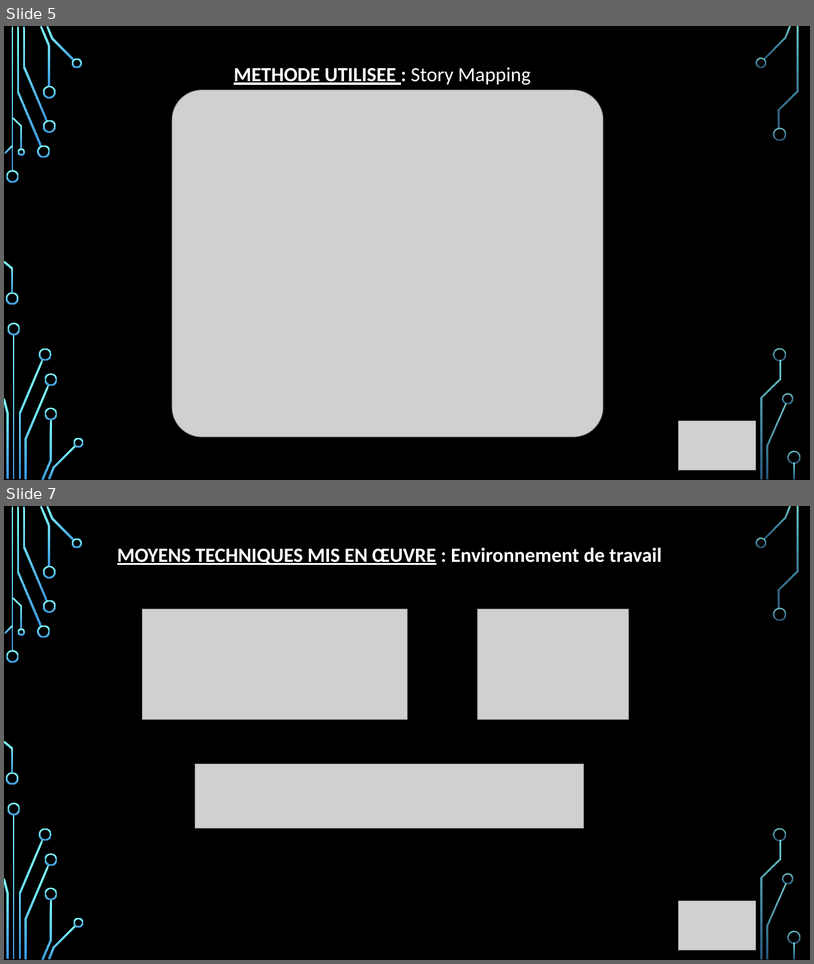
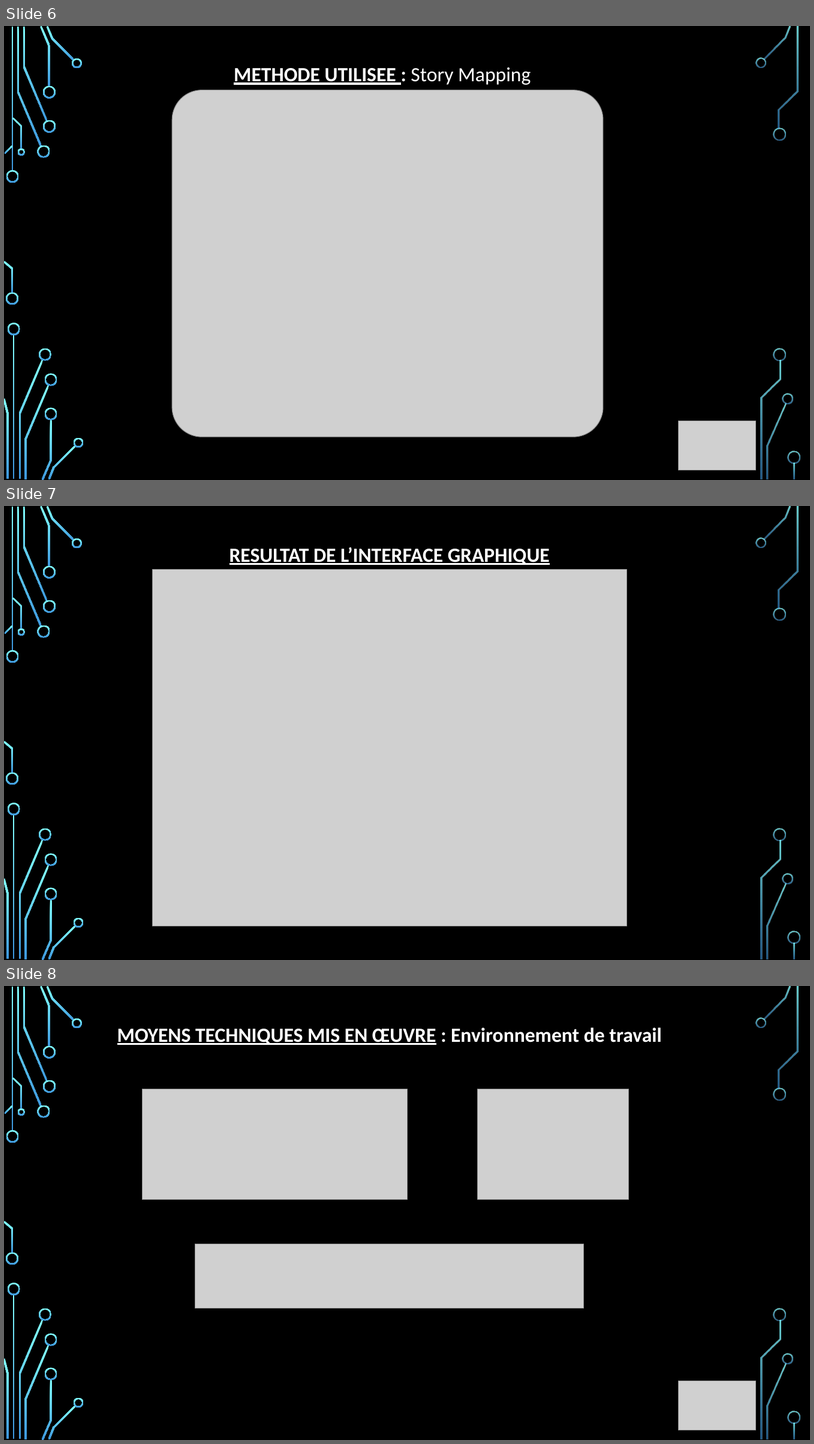
Before and after one commit to tsogh/projet_meteo, a slide deck: doc/Présentation projet météo.pptx. Shown one above the other, each under a label of ours: slides 5 and 7 before the commit, slides 6, 7 and 8 after it; the slides between them are not shown. The pictures are 814x964 and 814x1444 pixels, drawn with LibreOffice and Linux fonts; fonts in the diff are those of the drawing; grey boxes stand for pictures; background and template pictures are left out. Boxes give left, top, right and bottom in pixels: in the first picture for what was removed or moved away, otherwise in the second. Text is boxed around its words. In the diff, an @@ line names an element or a change of style, - is before the commit and + after.

```diff
--- a/doc/Présentation projet météo.pptx
+++ b/doc/Présentation projet météo.pptx
@@ slide 7 added at <box>4,506,810,960</box>, background picture (left out); not listed: 36 template elements that a slide beside it also shows @@
@@ text added at <box>230,547,550,565</box>, 24 pt, text #FFFFFF, bold, underline @@
+RESULTAT DE L’INTERFACE GRAPHIQUE
@@ picture added at <box>152,570,627,926</box> @@
@@ what was slide 5 is now slide 6 @@
@@ what was slide 7 is now slide 8 @@
```
Also in this commit, not shown: 4 slides changed, 1 other slide added, 1 other file.
